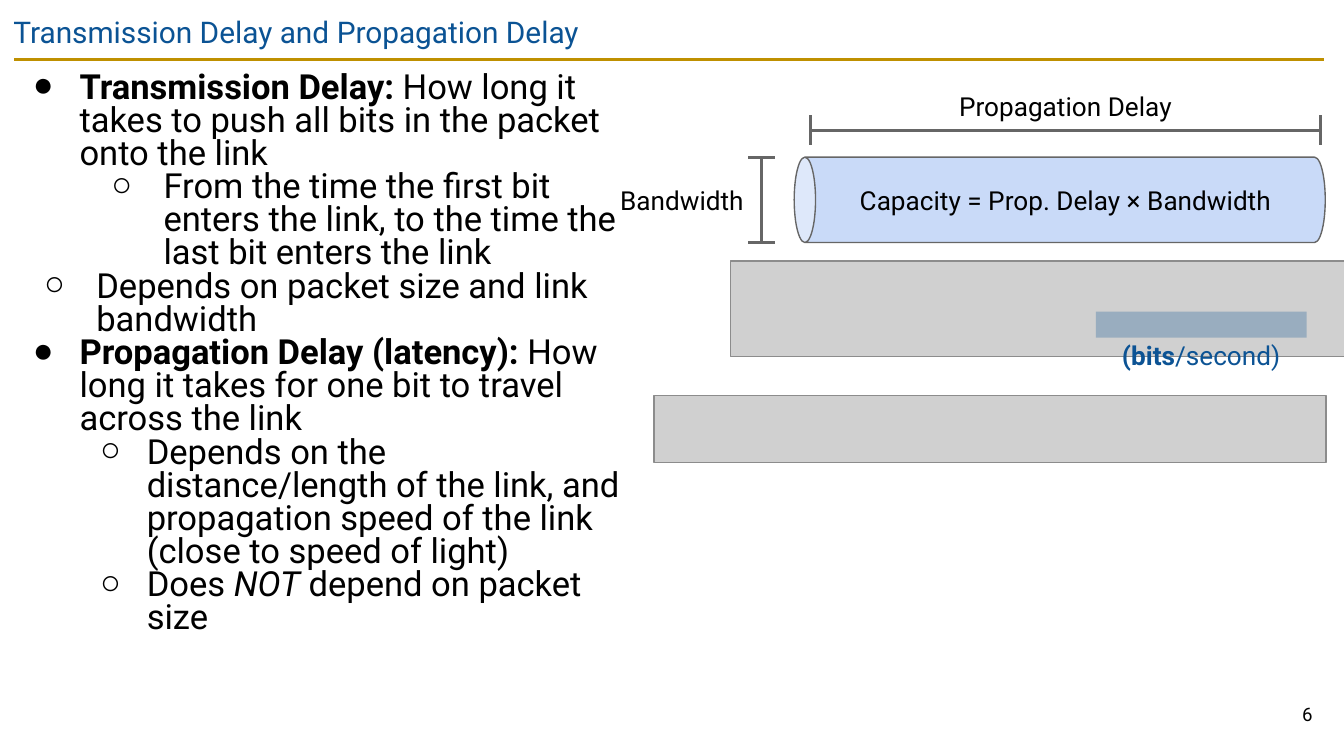
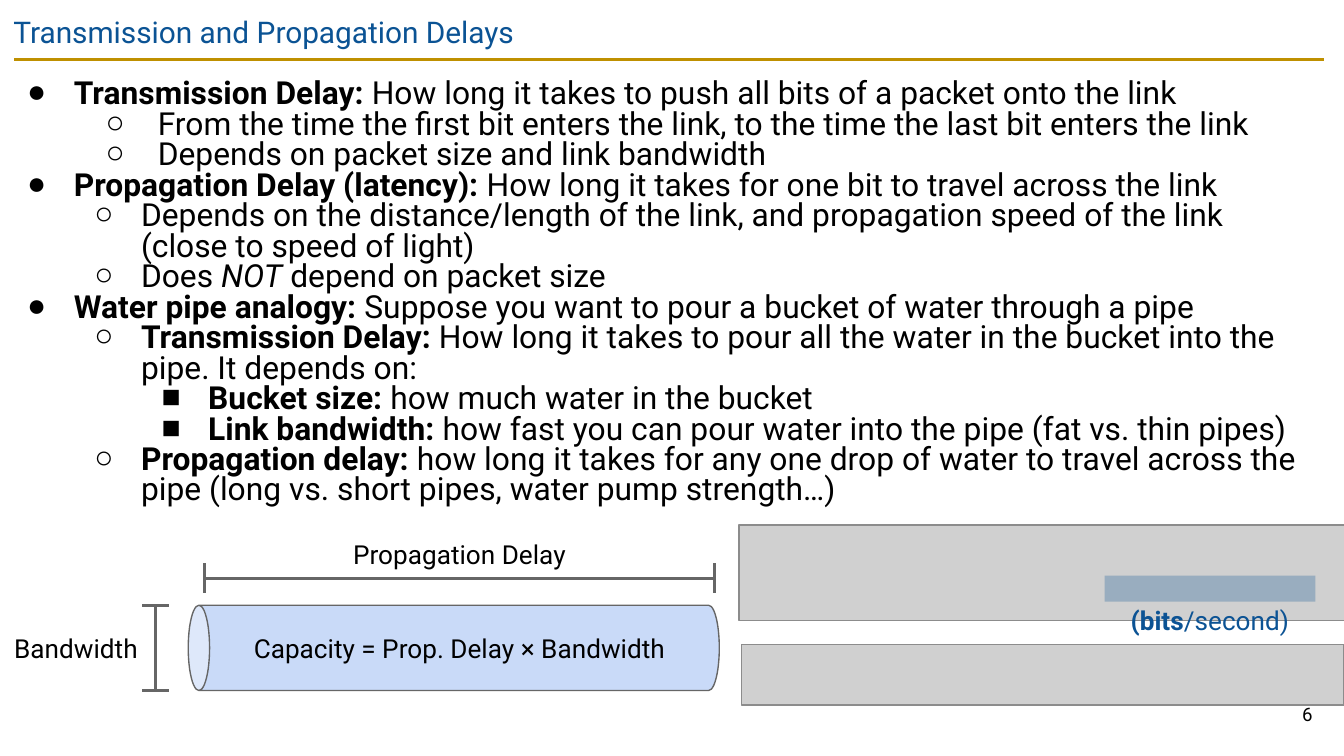
Before and after one commit to guhofstra/CSC175Sp26, a slide deck: slide 6 of PPTs/Lecture 3 - Links.pptx. Drawn at 1344x756 pixels with LibreOffice and Linux fonts; fonts in the diff are those of the drawing; grey boxes stand for pictures. Boxes give left, top, right and bottom in pixels: in the first picture for what was removed or moved away, otherwise in the second. Text is boxed around its words. In the diff, an @@ line names an element or a change of style, - is before the commit and + after.

```diff
--- a/PPTs/Lecture 3 - Links.pptx
+++ b/PPTs/Lecture 3 - Links.pptx
@@ title at (13, 20, 514, 50): text changed @@
-Transmission Delay and Propagation Delay
+Transmission and Propagation Delays
@@ text "Transmission Delay: How long it ...": place and size @@
-text "Transmission Delay: How long it ..." at (80, 73, 619, 630)
+text "Transmission Delay: How long it ..." at (74, 80, 1296, 507)
@@ text at (74, 80, 1176, 113): text changed; size 18.5 to 17 pt @@
-● Transmission Delay: How long it takes to push all bits in the packet onto the link
+● Transmission Delay: How long it takes to push all bits of a packet onto the link
@@ text at (74, 106, 1248, 295): size 18.5 to 17 pt in "From the time the first bit enters ...", "Depends on packet size and link bandwidth", "Propagation Delay (latency): How long it takes ...", "Depends on the distance/length of the link, ..." and 1 more places; list level 1 to 2 in "Depends on packet size and ..." @@
@@ text at (74, 289, 1296, 507): paragraphs added @@
+● Water pipe analogy: Suppose you want to pour a bucket of water through a pipe
+  ○ Transmission Delay: How long it takes to pour all the water in the bucket into the pipe. It depends on:
+    ■ Bucket size: how much water in the bucket
+    ■ Link bandwidth: how fast you can pour water into the pipe (fat vs. thin pipes)
+  ○ Propagation delay: how long it takes for any one drop of water to travel across the pipe (long vs. short pipes, water pump strength…)
@@ line moved from (810, 116) - (810, 145) to (204, 563) - (204, 593) @@
@@ line moved from (1321, 116) - (1321, 145) to (715, 563) - (715, 593) @@
@@ 1 picture, 1 text, 1 rectangle: place and size @@
-1 picture, 1 text, 1 rectangle at (730, 261, 1344, 372)
+1 picture, 1 text, 1 rectangle at (739, 526, 1344, 636)
@@ 4 lines, 3 texts, 1 cylinder: place and size @@
-4 lines, 3 texts, 1 cylinder at (620, 96, 1326, 243)
+4 lines, 3 texts, 1 cylinder at (14, 544, 720, 691)
@@ picture: place and size @@
-picture at (655, 395, 1327, 462)
+picture at (742, 645, 1344, 706)
```
Also in this commit, not shown: 2 other slides changed, 3 other files.
